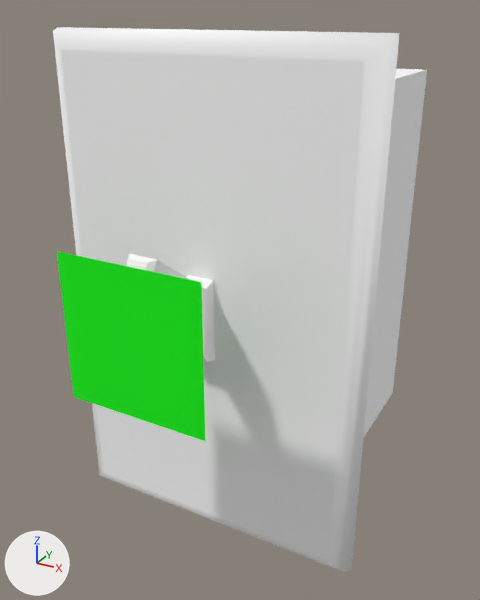
An edit to the COLLADA model scenery/reds_light_switches/models/light_switch.dae, drawn before and after from the same camera.
Camera for both pictures: a camera (50 mm lens) standing at (0.0669, -0.1051, 0.0586) and looking at (-0.001, 0.0182, -0.0031). Every picture has the same lights, and +X, +Y and +Z are marked at lower left. Where no turn or scale is listed for an object, it has been applied to the vertices.

Names of what the first picture shows: 'cursor1', 'enclosure', 'switch1'.
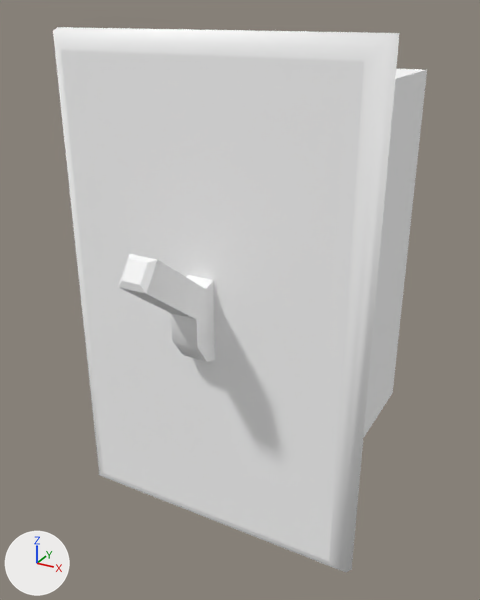
Changed parts and their boxes (x1, y1, x2, y2) in the pictures (480 x 600 px):
'cursor1', deleted (green)
    before: (57, 251, 205, 441)
'switch1', unchanged, uncovered by the edit
    before: (125, 254, 215, 362)
    after: (118, 254, 215, 362)

What changed in the scene script:
```text
Remove ob_cursor1:
    ob_cursor1 = bpy.data.objects.new('cursor1', me_cursor1)
    ob_cursor1.location = (-0.015, -0.0233, -0.0107)
```
